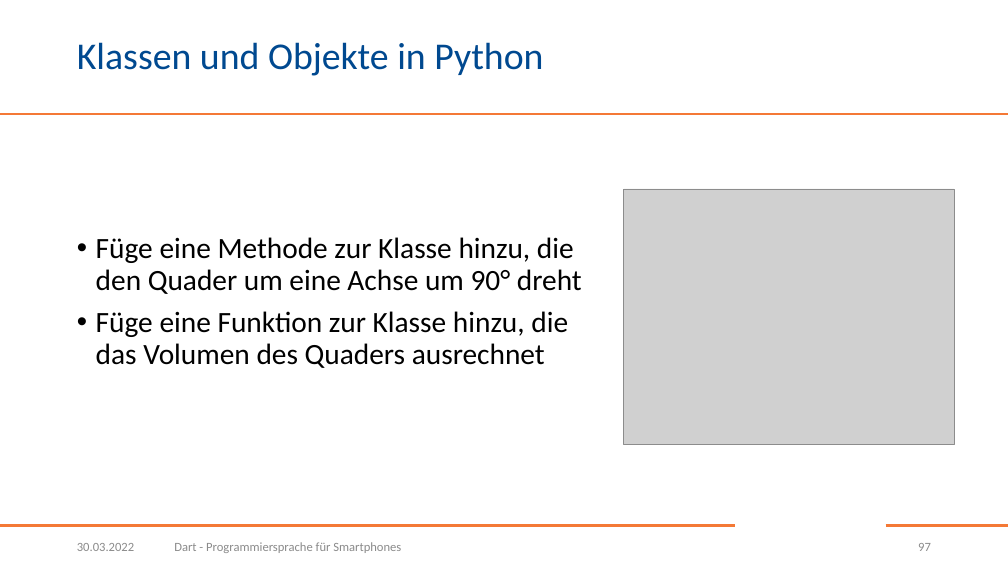
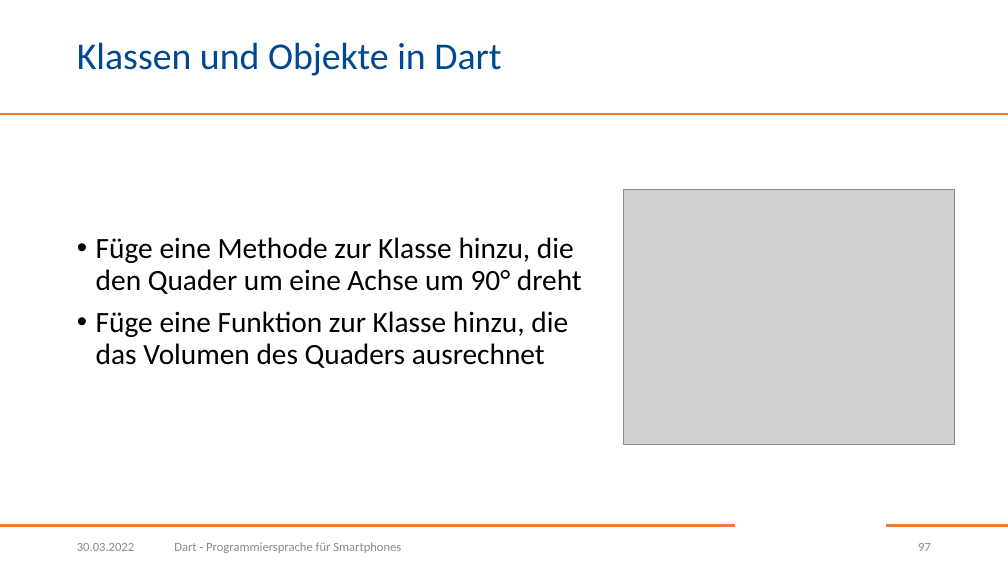
Before and after one commit to BogyMitutoyoCTL/Checklisten-App-2022.1, a slide deck: slide 97 of Dart.pptx. Drawn at 1008x567 pixels with LibreOffice and Linux fonts; fonts in the diff are those of the drawing; grey boxes stand for pictures; background and template pictures are left out. Boxes give left, top, right and bottom in pixels: in the first picture for what was removed or moved away, otherwise in the second. Text is boxed around its words. In the diff, an @@ line names an element or a change of style, - is before the commit and + after.

Commit message:
Korrektur Typo auf Folie 97

```diff
--- a/Dart.pptx
+++ b/Dart.pptx
@@ title at (77,42,501,76): text changed @@
-Klassen und Objekte in Python
+Klassen und Objekte in Dart
```
